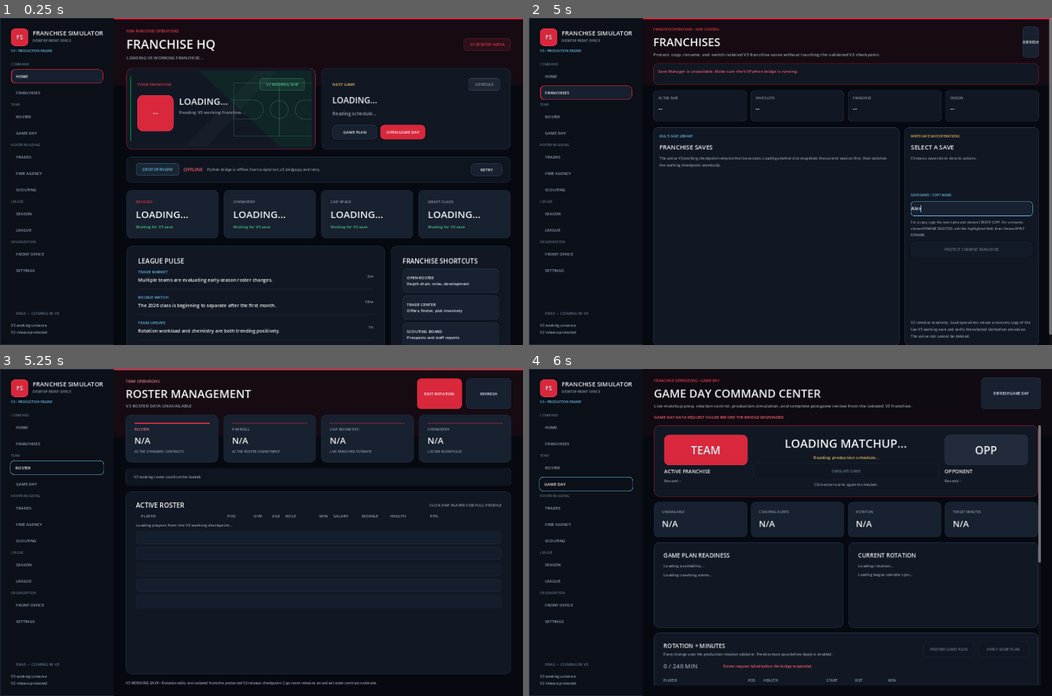
Above: before the commit, frames 1-4 (two rows, left to right).
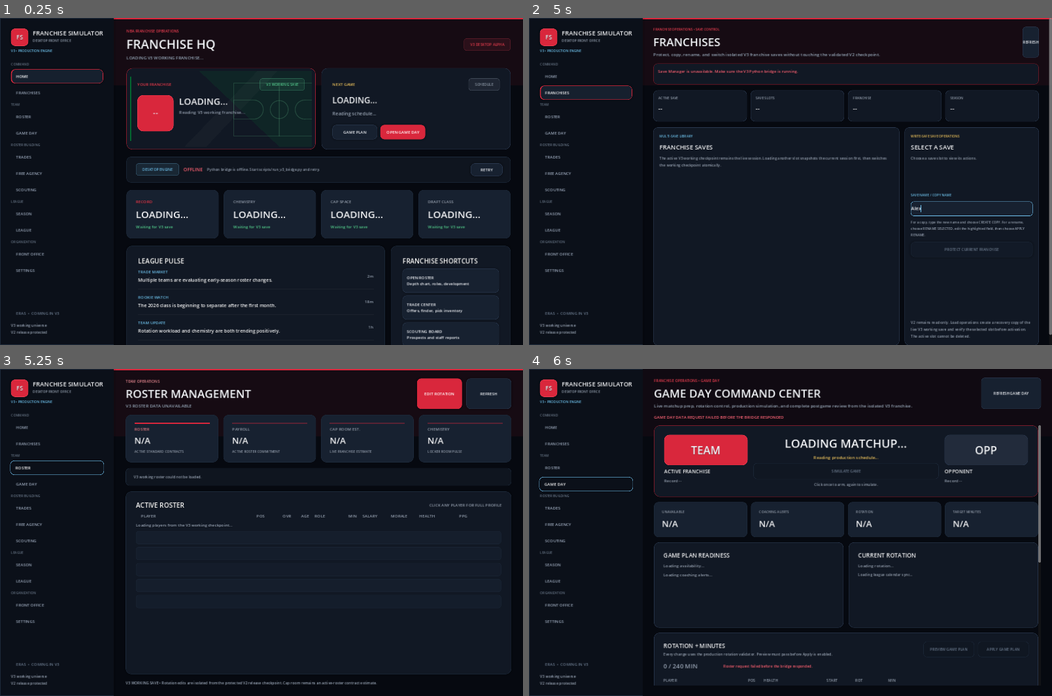
Above: after the commit, the same moments.

Repository: mklim6/NBA_Roster_Optimization_Engine
Game: Godot game, scene res://scenes/main.tscn
Two runs of this game, one before a commit and one after it. Both use one fixed random seed, a clock stepped at 60 frames per second and the inputs below.
Inputs (mouse positions are in pixels of both pictures, inside the frame that each line leads up to):
- Up to frame 1 (0.25 s): no input
- Up to frame 2 (5 s): click "RETRY" at 0.5 s; click "RETRY" at 1.25 s; click "RETRY" at 2 s; click "HOME" at 2.75 s; click "FRANCHISES" at 3.5 s; click (973, 207) at 4.27 s; type "Alex" at 4.35 s
- Up to frame 3 (5.25 s): click "ROSTER" at 5 s
- Up to frame 4 (6 s): click "GAME DAY" at 5.75 s

Frames 1-2 are identical in both runs. In frame 3, 0.2% of the frame differs, in the area x 43-90%, y 44-46%; in frame 4, nothing differs.

Commit message:
V3 Batch 21A.1 enlarge roster portraits

Diff:
--- a/godot_client/scripts/main.gd
+++ b/godot_client/scripts/main.gd
@@ -1056,7 +1056,7 @@
 func _roster_table_header() -> Control:
 	var row := HBoxContainer.new()
 	row.add_theme_constant_override("separation", 8)
-	row.add_child(_roster_cell("PLAYER", 230, MUTED))
+	row.add_child(_roster_cell("PLAYER", 310, MUTED))
 	row.add_child(_roster_cell("POS", 52, MUTED))
 	row.add_child(_roster_cell("OVR", 48, MUTED, HORIZONTAL_ALIGNMENT_CENTER))
 	row.add_child(_roster_cell("AGE", 36, MUTED, HORIZONTAL_ALIGNMENT_CENTER))
@@ -1072,10 +1072,11 @@
 	return inset
 
 
+# Batch 21A.1 roster portrait scale polish
 func _roster_row(player: Dictionary) -> Control:
 	var panel := PanelContainer.new()
 	panel.size_flags_horizontal = Control.SIZE_EXPAND_FILL
-	panel.custom_minimum_size = Vector2(0, 82)
+	panel.custom_minimum_size = Vector2(0, 108)
 	panel.add_theme_stylebox_override("panel", _box(PANEL_ALT, 10, SOFT_BORDER))
 	panel.mouse_default_cursor_shape = Control.CURSOR_POINTING_HAND
 	panel.mouse_filter = Control.MOUSE_FILTER_STOP
@@ -1124,14 +1125,14 @@
 	var stats = player.get("season_stats", {}) if player.get("season_stats") is Dictionary else {}
 
 	var player_identity := HBoxContainer.new()
-	player_identity.custom_minimum_size = Vector2(230, 60)
+	player_identity.custom_minimum_size = Vector2(310, 88)
 	player_identity.mouse_filter = Control.MOUSE_FILTER_IGNORE
 	player_identity.add_theme_constant_override("separation", 9)
 
 	var portrait_script = load("res://scripts/player_portrait_v3.gd")
 	if portrait_script != null:
 		var portrait = portrait_script.new()
-		portrait.custom_minimum_size = Vector2(64, 60)
+		portrait.custom_minimum_size = Vector2(120, 88)
 		player_identity.add_child(portrait)
 		portrait.configure(player)
 
@@ -1145,7 +1146,7 @@
 	player_name_label.size_flags_horizontal = Control.SIZE_EXPAND_FILL
 	player_name_label.text_overrun_behavior = TextServer.OVERRUN_TRIM_ELLIPSIS
 	player_name_label.add_theme_color_override("font_color", name_color)
-	player_name_label.add_theme_font_size_override("font_size", 15)
+	player_name_label.add_theme_font_size_override("font_size", 16)
 	identity_copy.add_child(player_name_label)
 
 	var identity_meta := Label.new()
Not shown, added: src/validate_v3_batch21a1_roster_portraits.py
